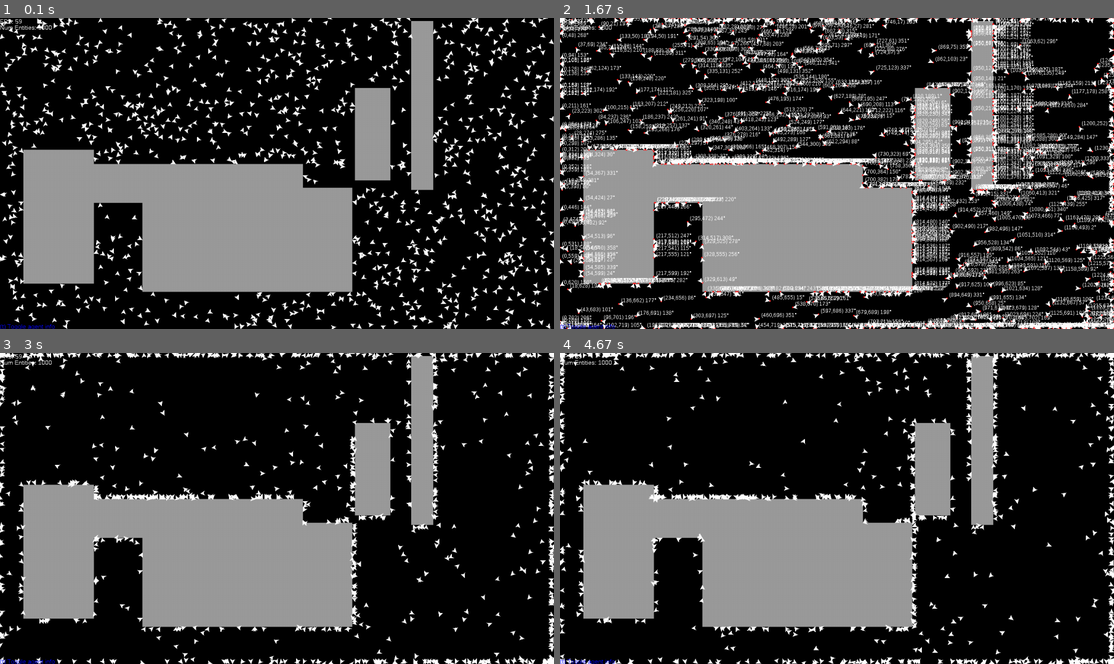
Above: before the commit, frames 1-4 (two rows, left to right).
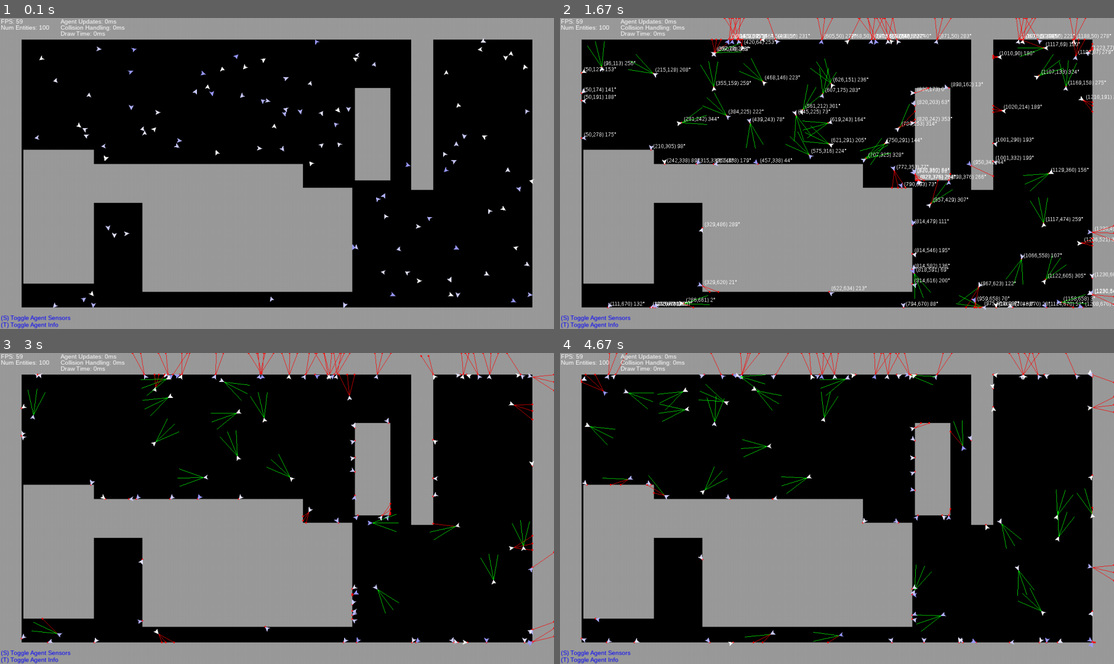
Above: after the commit, the same moments.

Repository: PatrickSinger99/MultiAgentSimulation
Game: pygame game, started from src/main.py
The game is run twice, just before and just after one commit, with the same random seed, the same clock (stepped at 60 frames per second) and the same inputs.
Inputs:
- Up to frame 1 (0.1 s): no input
- Up to frame 2 (1.67 s): tap S at 0.33 s; tap T at 0.67 s
- Up to frame 3 (3 s): tap T at 2 s; tap Enter at 2.33, 2.67 s
- Up to frame 4 (4.67 s): tap Enter every 0.33 s from 3 to 4.33 s

The runs differ from the first frame. In frame 1, 26% of the frame differs, in the area x 0-100%, y 0-100%; in frame 2, 42%; in frame 3, 24%; in frame 4, 24%.

Commit message:
tried collision detection

Diff:
--- a/colors.py
+++ b/src/colors.py
@@ -3,3 +3,4 @@
 red = (255, 0, 0)
 grey = (155, 155, 155)
 blue = (0, 0, 255)
+green = (0, 255, 0)
--- a/main.py
+++ b/src/main.py
@@ -4,6 +4,7 @@
 import math
 from colors import *
 import random
+import time
 
 
 def run_simulation(screen_size_x: int, screen_size_y: int, number_of_agents: int = 20, simulation_fps: int = 30):
@@ -53,6 +54,12 @@
 
         # States
         self.show_agent_debug_info = False
+        self.show_agent_sensors = False
+
+        # Timers
+        self.timer_agent_updates = 0
+        self.timer_collision_handling = 0
+        self.timer_draw_frame = 0
 
         # TEMP Add random obstacles
         for _ in range(5):
@@ -60,9 +67,15 @@
                               width=random.randint(50, 500),
                               height=random.randint(50, 500))
 
+        # Add border obstacles
+        self.add_border(thickness=50)
+
         # Add agents to simulation
         for _ in range(number_of_agents):
-            self.agents.append(Agent(simulation=self, movement_speed=3))
+            rand_speed = random.randint(1, 5)
+            new_agent = Agent(simulation=self, movement_speed=rand_speed)
+            new_agent.color = (280 - rand_speed * 25, 280 - rand_speed * 25, 255)
+            self.agents.append(new_agent)
 
     def process_events(self):
         """
@@ -75,10 +88,14 @@
                 return True
 
             elif event.type == pygame.KEYDOWN:
-                # CASE: Toggle agend debug info
+                # CASE: Toggle agent debug info
                 if event.key == pygame.K_t:
                     self.show_agent_debug_info = False if self.show_agent_debug_info else True
 
+                # CASE: Toggle agent sensors
+                if event.key == pygame.K_s:
+                    self.show_agent_sensors = False if self.show_agent_sensors else True
+
         return False
 
     def update(self):
@@ -87,18 +104,40 @@
         """
 
         # Step agent movements
+        timer_start = time.time()
         for agent in self.agents:
             agent.update()
+        self.timer_agent_updates = time.time() - timer_start
 
         # Collision detection
+        timer_start = time.time()
         for agent in self.agents:
             for obstacle in self.obstacles:
 
                 # If collision is detected, calculate collision coords and move agent to them
                 if obstacle.rect.collidepoint(agent.location[0], agent.location[1]):
-                    collision_coordinates = self.calculate_collision_point(agent, obstacle)
+                    agent_travel_line = (agent.prev_location, agent.location)
+                    collision_coordinates = self.calculate_collision_point(agent_travel_line, obstacle)
                     if collision_coordinates is not None:
                         agent.move(collision_coordinates)
+
+                # TEMP TEST SENSORS
+                if self.show_agent_sensors:
+                    for i, sensor_coords in enumerate(agent.sensor_coords):
+                        sensor_line = (agent.location, sensor_coords)
+                        collision_coordinates = self.calculate_collision_point(sensor_line, obstacle)
+                        if collision_coordinates is not None:
+
+                            if agent.sensor_collisions[i] is not None:
+                                collision_distance = self.calculate_distance(collision_coordinates, agent.location)
+                                old_distance = self.calculate_distance(agent.sensor_collisions[i], agent.location)
+
+                                if collision_distance < old_distance:
+                                    agent.sensor_collisions[i] = collision_coordinates
+                            else:
+                                agent.sensor_collisions[i] = collision_coordinates
+
+        self.timer_collision_handling = time.time() - timer_start
 
     def display_frame(self, screen, delta_time_last_frame, show_debug_info=True):
         """
@@ -107,6 +146,7 @@
         :param delta_time_last_frame
         :param show_debug_info
         """
+        timer_start = time.time()
 
         # Reset screen
         screen.fill(black)
@@ -124,6 +164,15 @@
                 text_surface = self.entity_info_font.render(f"({agent.location[0]},{agent.location[1]}) {agent.rotation}°",
                                                             False, white)
                 screen.blit(text_surface, (agent.location[0] + 5, agent.location[1] - 15))
+
+            # Draw sensors
+            if self.show_agent_sensors:
+                for i, sensor in enumerate(agent.sensor_coords):
+                    if agent.sensor_collisions[i] is not None:
+                        pygame.draw.line(screen, red, start_pos=agent.location, end_pos=agent.sensor_collisions[i])
+                        pygame.draw.circle(screen, red, agent.sensor_collisions[i], 2, 2)
+                    else:
+                        pygame.draw.line(screen, green, start_pos=agent.location, end_pos=sensor)
 
             # Rotate entity polygon to entities rotation and add its current location
             entity_polygon = self.rotate_polygon(Simulation.entity_polygon, agent.rotation)
@@ -136,15 +185,27 @@
         # Display simulation infos
         if show_debug_info:
             # FPS
-            text_surface = self.debug_font.render(f"FPS: {round(1 / delta_time_last_frame)}", False, white)
-            screen.blit(text_surface, (0, 0))
+            text_surface = self.debug_font.render(f"FPS: {round(1 / delta_time_last_frame)}", True, white)
+            screen.blit(text_surface, (2, 0))
             # Number of entities
-            text_surface = self.debug_font.render(f"Num Entities: {len(self.agents)}", False, white)
-            screen.blit(text_surface, (0, 14))
+            text_surface = self.debug_font.render(f"Num Entities: {len(self.agents)}", True, white)
+            screen.blit(text_surface, (2, 14))
+            # Timers
+            text_surface = self.debug_font.render(f"Agent Updates: {round(self.timer_agent_updates * 1000)}ms", True, white)
+            screen.blit(text_surface, (140, 0))
+            text_surface = self.debug_font.render(f"Collision Handling: {round(self.timer_collision_handling * 1000)}ms", True, white)
+            screen.blit(text_surface, (140, 14))
+            text_surface = self.debug_font.render(f"Draw Time: {round(self.timer_draw_frame * 1000)}ms", True, white)
+            screen.blit(text_surface, (140, 28))
 
         # Display hotkey infos
-        text_surface = self.debug_font.render("(t) Toggle agent info", False, blue)
-        screen.blit(text_surface, (0, self.size[1] - 14))
+        text_surface = self.debug_font.render("(T) Toggle Agent Info", True, blue)
+        screen.blit(text_surface, (2, self.size[1] - 18))
+
+        text_surface = self.debug_font.render("(S) Toggle Agent Sensors", True, blue)
+        screen.blit(text_surface, (2, self.size[1] - 34))
+
+        self.timer_draw_frame = time.time() - timer_start
 
     @staticmethod
     def rotate_polygon(polygon, angle):
@@ -184,8 +245,8 @@
             return None
 
         d = (det(*line1), det(*line2))
-        x = det(d, xdiff) / div
-        y = det(d, ydiff) / div
+        x = round(det(d, xdiff) / div)
+        y = round(det(d, ydiff) / div)
 
         if finite_line:
             # Check if the intersection is within the bounds of line1
@@ -198,9 +259,9 @@
                     min(line2[0][1], line2[1][1]) <= y <= max(line2[0][1], line2[1][1])):
                 return None
 
-        return round(x), round(y)
-
-    def calculate_collision_point(self, agent, obstacle):
+        return x, y
+
+    def calculate_collision_point(self, line, obstacle):
         # Obstacle edge points
         top_left = (obstacle.rect.x, obstacle.rect.y)
         top_right = (obstacle.rect.x + obstacle.rect.width, obstacle.rect.y)
@@ -214,17 +275,26 @@
         edge_left = (top_left, bottom_left)
         obstacle_lines = (edge_top, edge_right, edge_bottom, edge_left)
 
-        # Agent line
-        agent_travel_line = (agent.prev_location, agent.location)
-
         # Check every obstacle edge with the travel line of the agent
         for obstacle_edge in obstacle_lines:
-            intersection = self.line_intersection(obstacle_edge, agent_travel_line)
+            intersection = self.line_intersection(obstacle_edge, line)
             if intersection is not None:
                 return intersection
 
         return None
 
+    def add_border(self, thickness: int = 20):
+        self.add_obstacle(position=(0, 0), width=thickness, height=self.size[1])
+        self.add_obstacle(position=(0, 0), width=self.size[0], height=thickness)
+        self.add_obstacle(position=(self.size[0]-thickness, 0), width=thickness, height=self.size[1])
+        self.add_obstacle(position=(0, self.size[1]-thickness), width=self.size[0], height=thickness)
+
+    @staticmethod
+    def calculate_distance(point1, point2):
+        x1, y1 = point1
+        x2, y2 = point2
+        return math.sqrt((x2 - x1) ** 2 + (y2 - y1) ** 2)
+
 
 if __name__ == '__main__':
-    run_simulation(1280, 720, simulation_fps=60, number_of_agents=1000)
+    run_simulation(1280, 720, simulation_fps=60, number_of_agents=100)
--- a/pygame_agent.py
+++ b/src/pygame_agent.py
@@ -7,12 +7,15 @@
 class Agent:
     num_of_agents = 0
 
+    sensor_positions = ((55, 20), (60, 0), (55, -20))
+
     def __init__(self, simulation, movement_speed: int = 10, turning_speed: int = 10):
         self.simulation = simulation
         self.movement_speed = movement_speed
         self.turning_speed = turning_speed
 
         self.color = white
+
 
         # Determine start location and rotation
         while True:
@@ -36,6 +39,10 @@
         self.name = "agent_" + str(Agent.num_of_agents)
         Agent.num_of_agents += 1
 
+
+        self.sensor_coords = self.calculate_sensor_coords()
+        self.sensor_collisions = [None, None, None]
+
     def update(self):
 
         # Randomly change direction
@@ -56,5 +63,33 @@
         self.location = (max(0, min(self.location[0], self.simulation.size[0] - 1)),
                          max(0, min(self.location[1], self.simulation.size[1] - 1)))
 
+        # Update sensor coords
+        self.sensor_coords = self.calculate_sensor_coords()
+        self.sensor_collisions = [None, None, None]
+
     def move(self, coordinates: (int, int)):
         self.location = coordinates
+
+
+    def calculate_sensor_coords(self):
+        # Convert angle to radians
+        angle_rad = math.radians(self.rotation)
+        # Define the rotation matrix
+        rotation_matrix = [
+            [math.cos(angle_rad), -math.sin(angle_rad)],
+            [math.sin(angle_rad), math.cos(angle_rad)]
+        ]
+        # Apply the rotation matrix to each point
+        rotated_positions = []
+        for point in Agent.sensor_positions:
+            rotated_point = [
+                point[0] * rotation_matrix[0][0] + point[1] * rotation_matrix[0][1],
+                point[0] * rotation_matrix[1][0] + point[1] * rotation_matrix[1][1]
+            ]
+
+            # Add current coords
+            rotated_point = (rotated_point[0] + self.location[0], rotated_point[1] + self.location[1])
+
+            rotated_positions.append(rotated_point)
+
+        return rotated_positions
Renamed: pygame_button.py -> src/pygame_button.py
Renamed: pygame_obstacle.py -> src/pygame_obstacle.py
Renamed: test.py -> src/test.py
